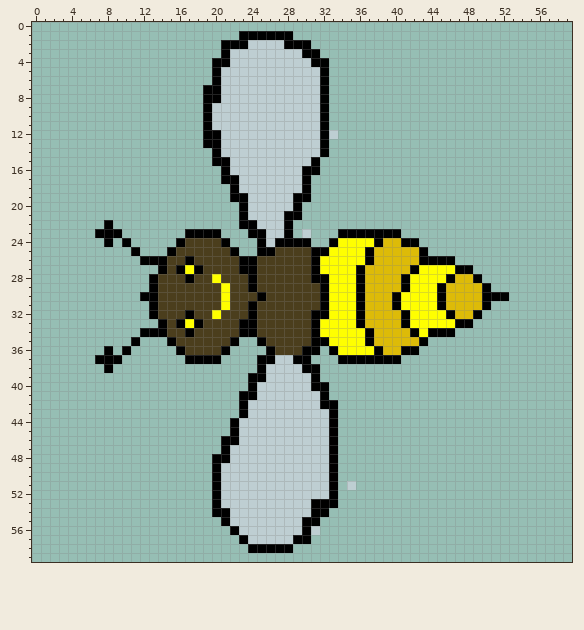
A pixel-art sprite gets an edit: beedown/bee2.png. The first picture shows the starting point.
The file is 60x60 pixels.
The result:
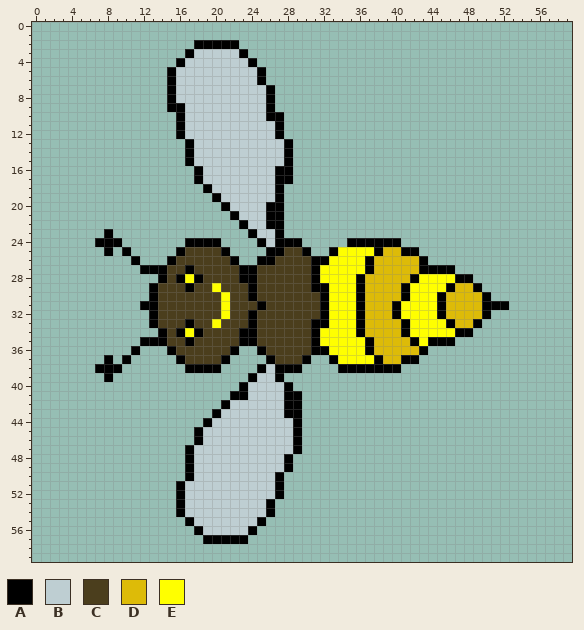
Palette (. is transparent): A #000000  B #beced2  C #4b3e1d  D #ddbb08  E #ffff00
Log entry: bee falling animation
Diff:
@@ x 0..59 @@
  0 ............................................................
- 1 .......................AAAAAA...............................
- 2 .....................AAABBBBAAA.............................
- 3 .....................ABBBBBBBBAA............................
- 4 ....................AABBBBBBBBBAA...........................
- 5 ....................ABBBBBBBBBBBA...........................
- 6 ....................ABBBBBBBBBBBA...........................
- 7 ...................AABBBBBBBBBBBA...........................
- 8 ...................AABBBBBBBBBBBA...........................
- 9 ...................ABBBBBBBBBBBBA...........................
-10 ...................ABBBBBBBBBBBBA...........................
-11 ...................ABBBBBBBBBBBBA...........................
-12 ...................AABBBBBBBBBBBAB..........................
-13 ...................AABBBBBBBBBBBA...........................
-14 ....................ABBBBBBBBBBBA...........................
-15 ....................AABBBBBBBBBA............................
-16 .....................ABBBBBBBBAA............................
-17 .....................AABBBBBBBA.............................
-18 ......................ABBBBBBBA.............................
-19 ......................AABBBBBAA.............................
-20 .......................ABBBBBA..............................
-21 .......................ABBBBAA..............................
-22 ........A..............AABBBA...............................
-23 .......AAA.......AAAA...AABBA.B...AAAAAAA...................
-24 ........A.A.....ACCCCA...ABAAAA..AEEEEADDAA.................
-25 ...........A...ACCCCCCA..AACCCCAAEEEEADDDDDA................
-26 ............AAACCACCCCCAACCCCCCAEEEEEADDDDDAAAA.............
-27 ..............ACAEACCCCAACCCCCCAEEEEADDDDDAEEEEAA...........
-28 .............ACCCACCECCCACCCCCCAAEEEADDDDAEEEEADDA..........
-29 .............ACCCCCCCECCACCCCCCCAEEEADDDDAEEEADDDDA.........
-30 ............AACCCCCCCECCCACCCCCCAEEEADDDAEEEEADDDDAAA.......
-31 .............ACCCCCCCECCACCCCCCCAEEEADDDAEEEEADDDDA.........
-32 .............ACCCACCECCCACCCCCCAAEEEADDDDAEEEEADDA..........
-33 ..............ACAEACCCCAACCCCCCAEEEEADDDDAEEEEEAA...........
-34 ............AAACCACCCCCAACCCCCCAEEEEEADDDDAEAAA.............
-35 ...........A...ACCCCCCA..ACCCCCAAEEEEADDDDDA................
-36 ........A.A.....ACCCCA....ACCCAA.AEEEEADDAA.................
-37 .......AAA.......AAAA....AABBAA...AAAAAAA...................
-38 ........A................ABBBBAA............................
-39 ........................AABBBBBA............................
-40 ........................ABBBBBBAA...........................
-41 .......................AABBBBBBBA...........................
-42 .......................ABBBBBBBBAA..........................
-43 .......................ABBBBBBBBBA..........................
-44 ......................ABBBBBBBBBBA..........................
-45 ......................ABBBBBBBBBBA..........................
-46 .....................AABBBBBBBBBBA..........................
-47 .....................ABBBBBBBBBBBA..........................
-48 ....................AABBBBBBBBBBBA..........................
-49 ....................ABBBBBBBBBBBBA..........................
-50 ....................ABBBBBBBBBBBBA..........................
-51 ....................ABBBBBBBBBBBBA.B........................
-52 ....................ABBBBBBBBBBBBA..........................
-53 ....................ABBBBBBBBBBAAA..........................
-54 ....................AABBBBBBBBBAA...........................
-55 .....................ABBBBBBBBAA............................
-56 ......................ABBBBBBBAB............................
-57 .......................ABBBBBAA.............................
-58 ........................AAAAA...............................
+ 1 ............................................................
+ 2 ..................AAAAA.....................................
+ 3 .................ABBBBBA....................................
+ 4 ................ABBBBBBBA...................................
+ 5 ...............ABBBBBBBBBA..................................
+ 6 ...............ABBBBBBBBBA..................................
+ 7 ...............ABBBBBBBBBBA.................................
+ 8 ...............ABBBBBBBBBBA.................................
+ 9 ...............AABBBBBBBBBA.................................
+10 ................ABBBBBBBBBAA................................
+11 ................ABBBBBBBBBBA................................
+12 ................ABBBBBBBBBBA................................
+13 .................ABBBBBBBBBBA...............................
+14 .................ABBBBBBBBBBA...............................
+15 .................ABBBBBBBBBBA...............................
+16 ..................ABBBBBBBBAA...............................
+17 ..................ABBBBBBBBAA...............................
+18 ...................ABBBBBBBA................................
+19 ....................ABBBBBBA................................
+20 .....................ABBBBAA................................
+21 ......................ABBBAA................................
+22 .......................ABBAA................................
+23 ........A...............ABBA................................
+24 .......AAA.......AAAA....ABAAA.....AAAAAA...................
+25 ........A.A.....ACCCCA....AACCA..AEEEEADDAA.................
+26 ...........A...ACCCCCCA..AACCCCAAEEEEADDDDDA................
+27 ............AAACCACCCCCAACCCCCCAEEEEEADDDDDAAAA.............
+28 ..............ACAEACCCCAACCCCCCAEEEEADDDDDAEEEEAA...........
+29 .............ACCCACCECCCACCCCCCAAEEEADDDDAEEEEADDA..........
+30 .............ACCCCCCCECCACCCCCCCAEEEADDDDAEEEADDDDA.........
+31 ............AACCCCCCCECCCACCCCCCAEEEADDDAEEEEADDDDAAA.......
+32 .............ACCCCCCCECCACCCCCCCAEEEADDDAEEEEADDDDA.........
+33 .............ACCCACCECCCACCCCCCAAEEEADDDDAEEEEADDA..........
+34 ..............ACAEACCCCAACCCCCCAEEEEADDDDAEEEEEAA...........
+35 ............AAACCACCCCCAACCCCCCAEEEEEADDDDAEAAA.............
+36 ...........A...ACCCCCCA..ACCCCCAAEEEEADDDDDA................
+37 ........A.A.....ACCCCA....ACCCA..AEEEEADDAA.................
+38 .......AAA.......AAAA....ABAAA....AAAAAAA...................
+39 ........A...............ABBA................................
+40 .......................ABBBBA...............................
+41 ......................AABBBBAA..............................
+42 .....................ABBBBBBAA..............................
+43 ....................ABBBBBBBAA..............................
+44 ...................ABBBBBBBBBA..............................
+45 ..................ABBBBBBBBBBA..............................
+46 ..................ABBBBBBBBBBA..............................
+47 .................ABBBBBBBBBBBA..............................
+48 .................ABBBBBBBBBBA...............................
+49 .................ABBBBBBBBBBA...............................
+50 .................ABBBBBBBBBA................................
+51 ................ABBBBBBBBBBA................................
+52 ................ABBBBBBBBBBA................................
+53 ................ABBBBBBBBBA.................................
+54 ................ABBBBBBBBBA.................................
+55 .................ABBBBBBBA..................................
+56 ..................ABBBBBA...................................
+57 ...................AAAAA....................................
+58 ............................................................
 59 ............................................................
Where, in picture pixels (left, top, right, bottom), the same in both pictures:
changed: (95, 31, 509, 553)
